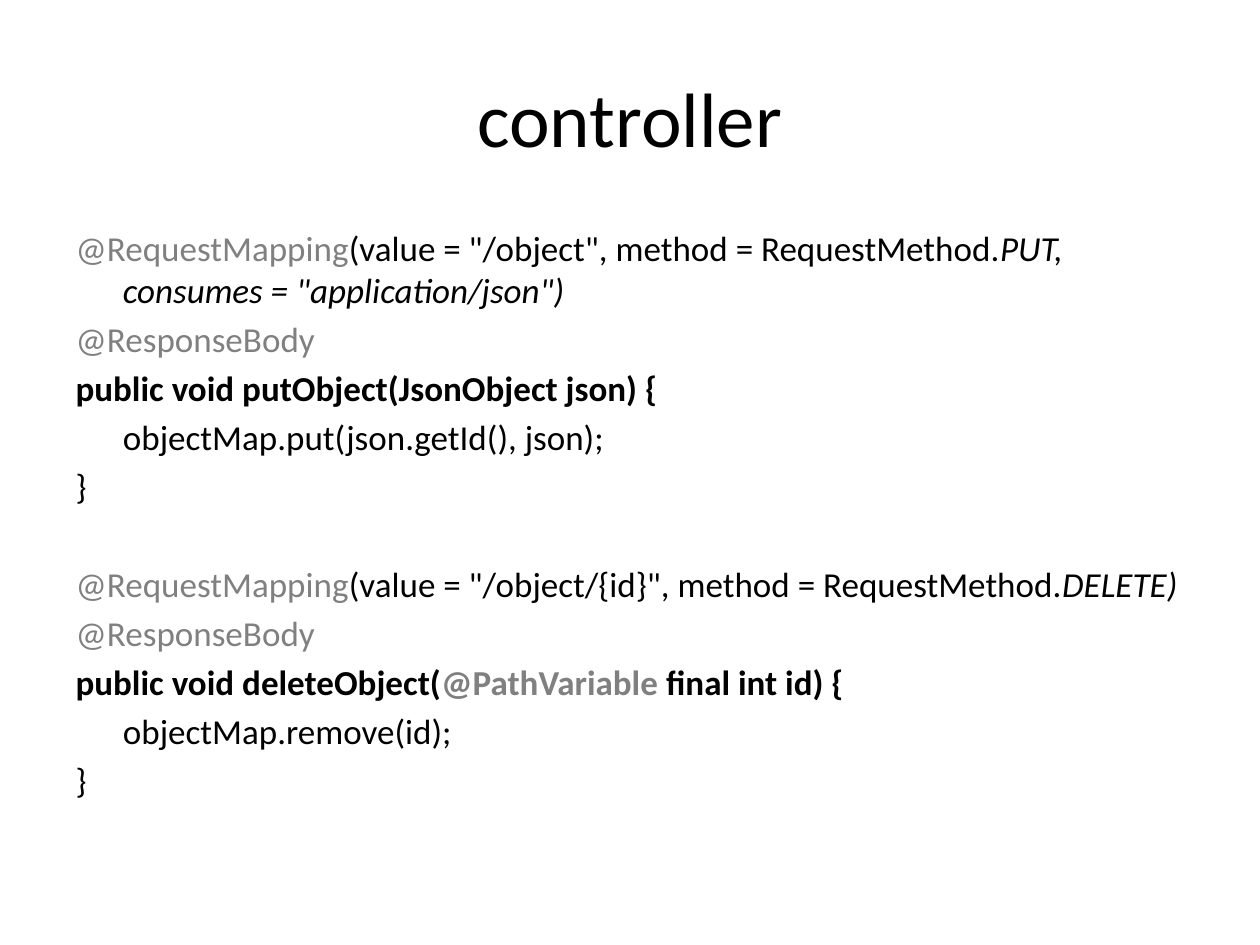
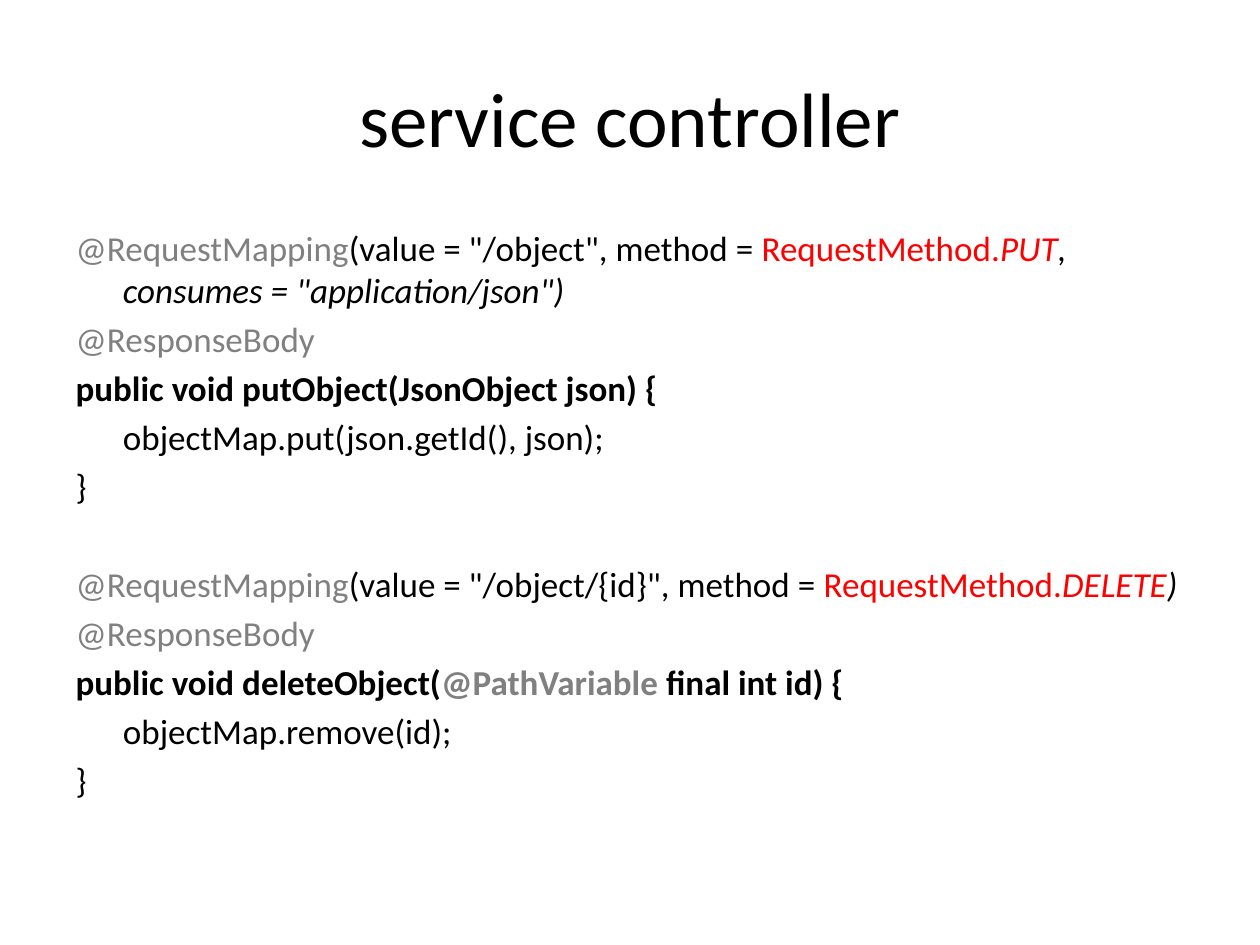
Before and after one commit to hejian1639/SpringMVC, a slide deck: slide 19 of Introduction.pptx (slide 40 before the commit). Drawn at 1260x945 pixels with LibreOffice and Linux fonts; fonts in the diff are those of the drawing. Boxes give left, top, right and bottom in pixels: in the first picture for what was removed or moved away, otherwise in the second. Text is boxed around its words. In the diff, an @@ line names an element or a change of style, - is before the commit and + after.

```diff
--- a/Introduction.pptx
+++ b/Introduction.pptx
@@ title at (359,93,900,148): text changed @@
-controller
+service controller
@@ text at (76,235,1178,603): text colour #000000 to #FF0000 in "RequestMethod.PUT,", "RequestMethod.DELETE)" @@
```
Also in this commit, not shown: 11 other slides changed, 10 slides added, 41 slides removed, 9 other files.
